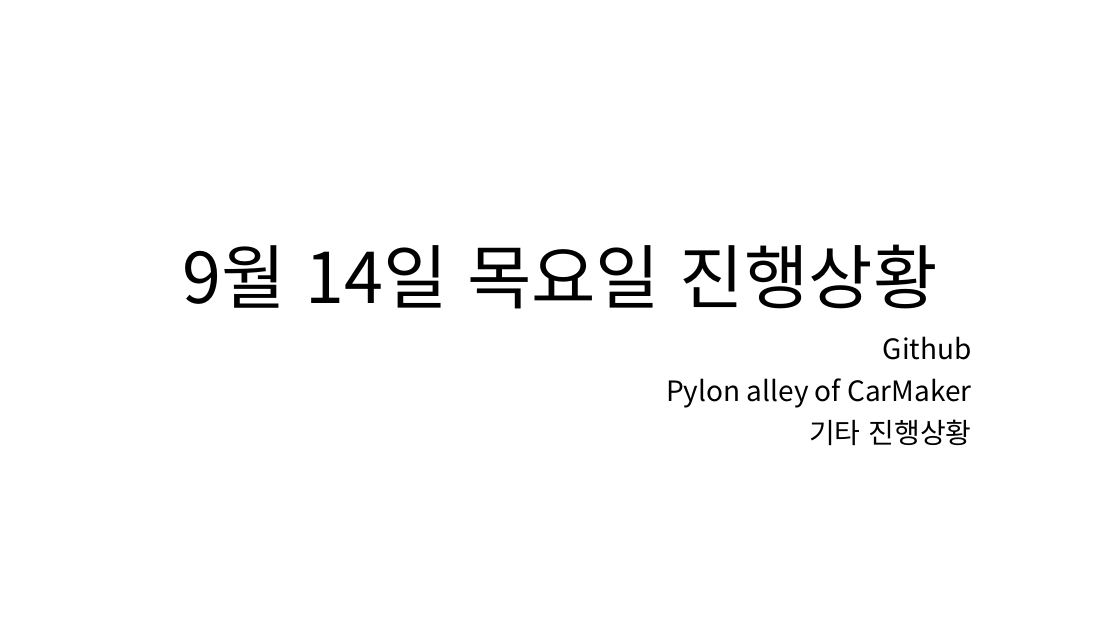
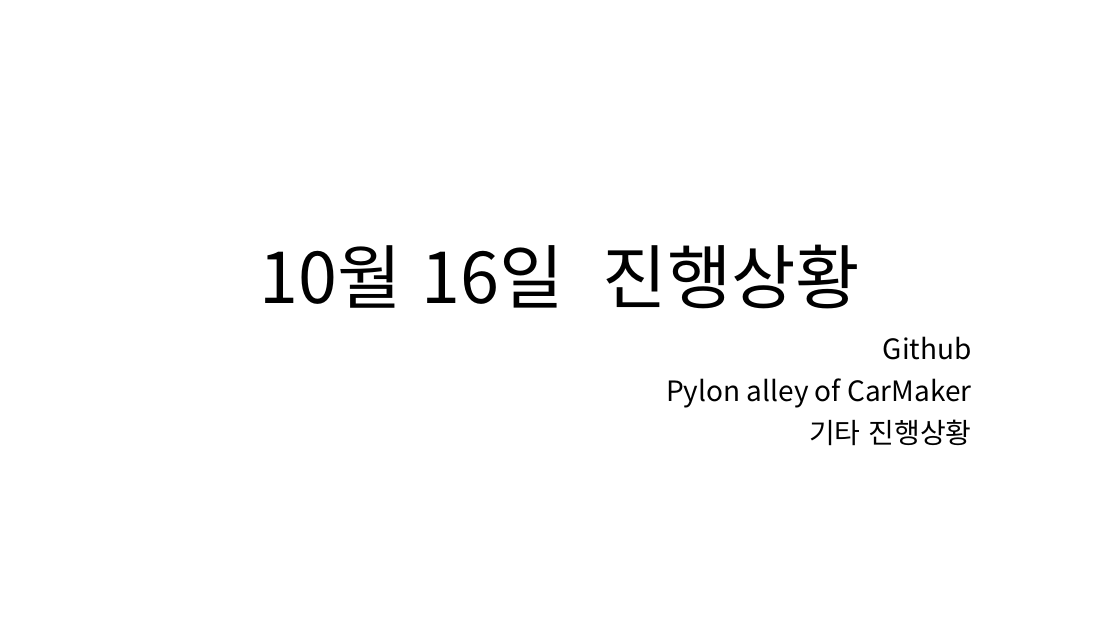
Before and after one commit to HAN2496/CarMakerResults, a slide deck: slide 1 of 1016Report/1016_결과보고.pptx. Drawn at 1120x630 pixels with LibreOffice and Linux fonts; fonts in the diff are those of the drawing. Boxes give left, top, right and bottom in pixels: in the first picture for what was removed or moved away, otherwise in the second. Text is boxed around its words. In the diff, an @@ line names an element or a change of style, - is before the commit and + after.

```diff
--- a/1016Report/1016_결과보고.pptx
+++ b/1016Report/1016_결과보고.pptx
@@ title at <box>260,244,861,309</box>: text changed @@
-9월 14일 목요일 진행상황
+10월 16일 진행상황
```
Also in this commit, not shown: 1 other file.
